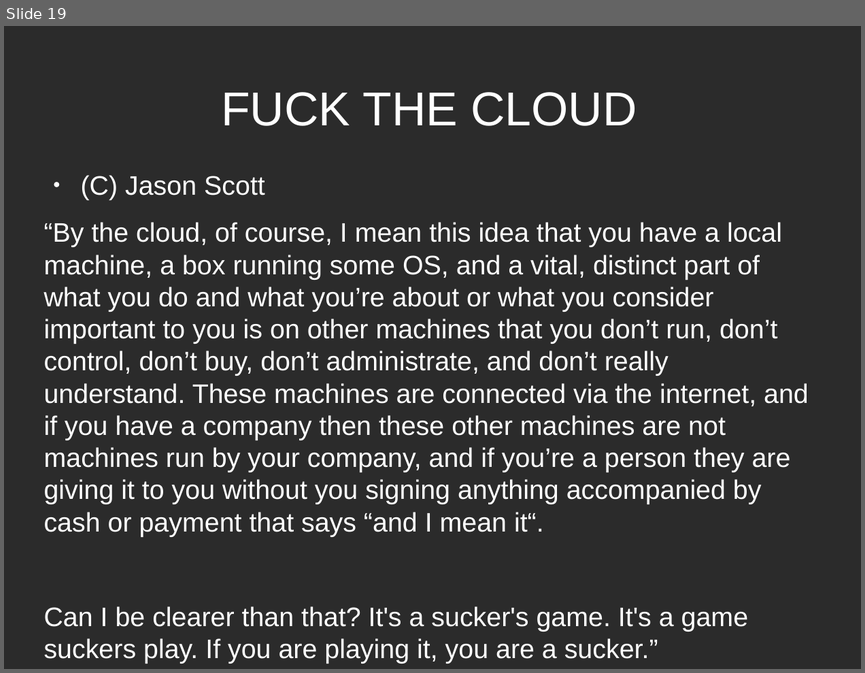
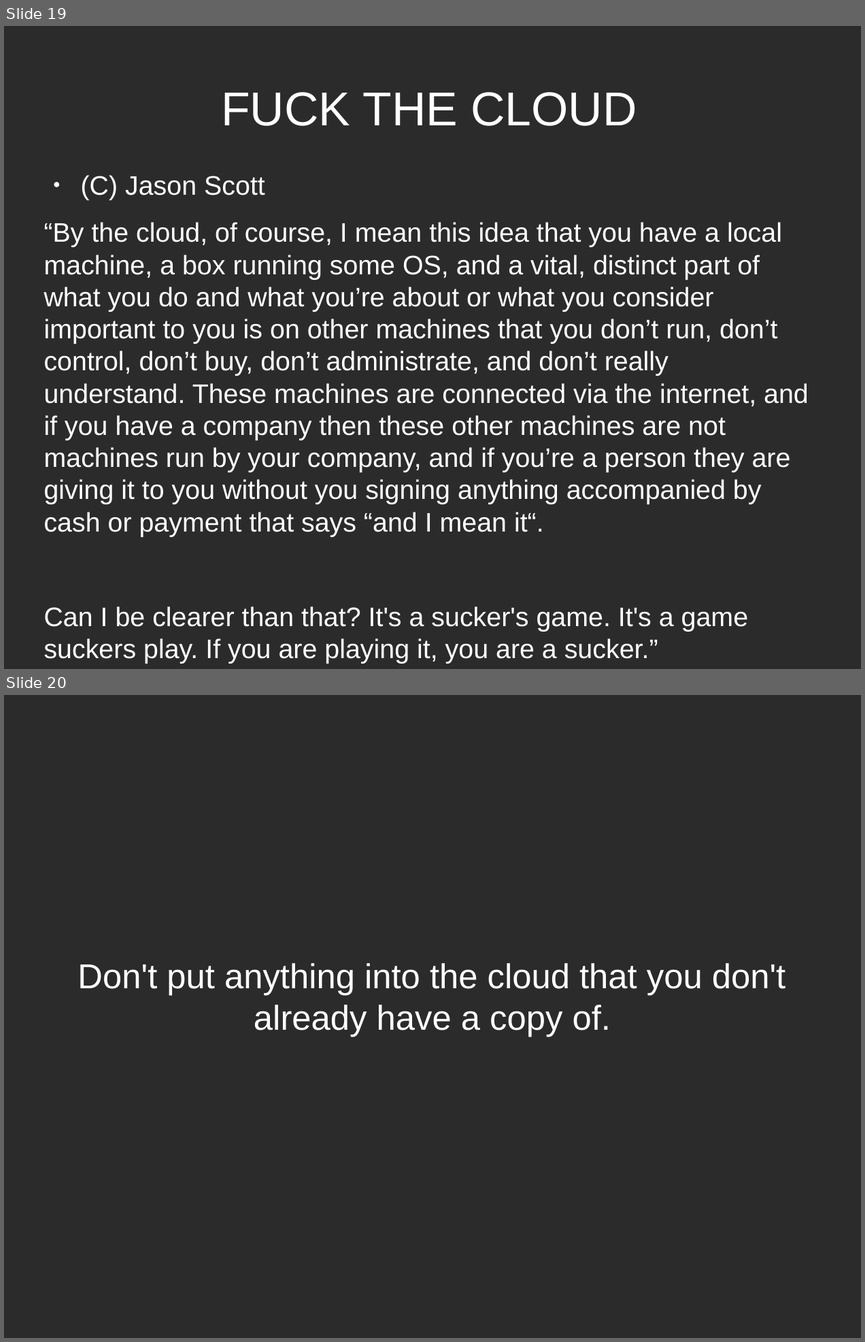
Before and after one commit to ruebot/SuperConference-2011---Cloud-computing, a slide deck: sc-2011-local-clouds.odp. Shown one above the other, each under a label of ours: slide 19 before the commit, slides 19 and 20 after it. The pictures are 865x673 and 865x1342 pixels, drawn with LibreOffice and Linux fonts; fonts in the diff are those of the drawing; background and template pictures are left out; a plain dark background stands for a picture behind light text. Boxes give left, top, right and bottom in pixels: in the first picture for what was removed or moved away, otherwise in the second. Text is boxed around its words. In the diff, an @@ line names an element or a change of style, - is before the commit and + after.

Commit message:
More slides. Starting to hate Impress though. I mean I hated it already,ady, I'm just starting to hate it more.

```diff
--- a/sc-2011-local-clouds.odp
+++ b/sc-2011-local-clouds.odp
@@ slide 20 added at (4, 695, 861, 1338), background picture (left out) @@
@@ text added at (77, 963, 785, 1036), 32 pt, text #FFFFFF @@
+Don't put anything into the cloud that you don't already have a copy of.
```
